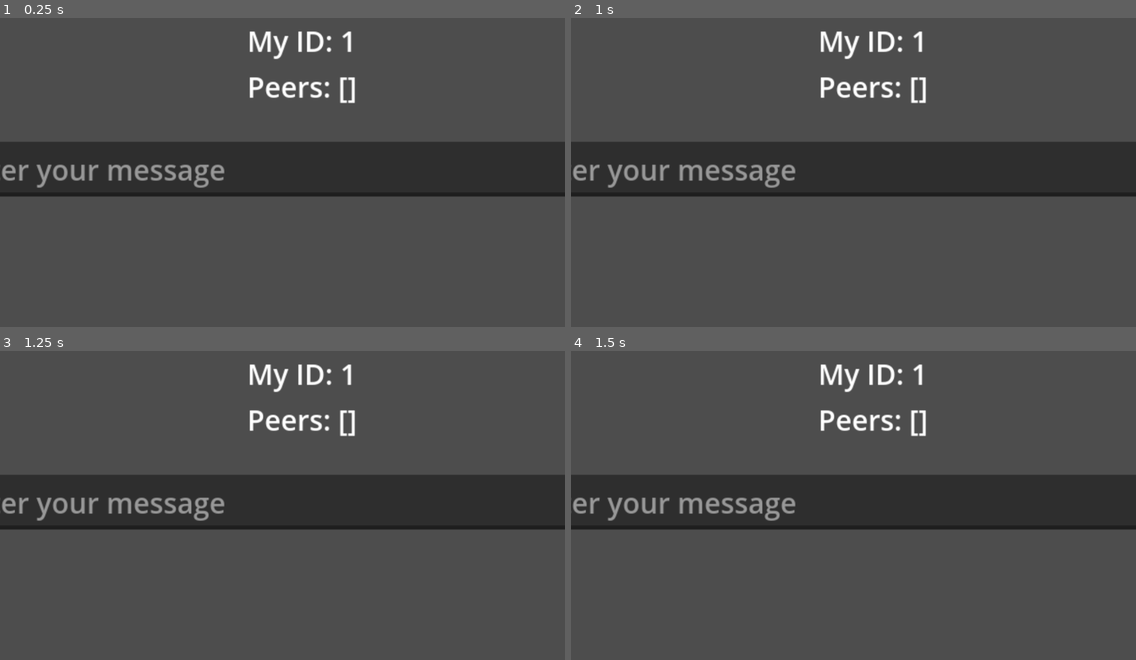
Above: before the commit, frames 1-4 (two rows, left to right).
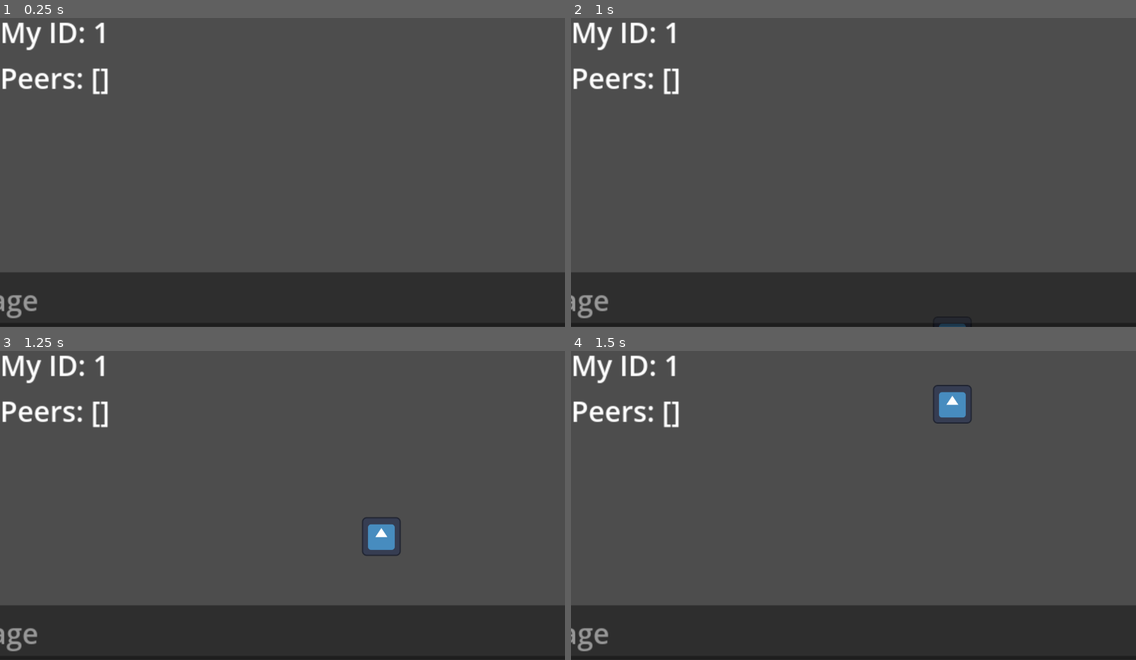
Above: after the commit, the same moments.

Repository: ToniMoldovan/simple-multiplayer
Game: Godot game, scene res://Stages/LIntroduction/game.tscn
Same seed, same stepped clock (60 frames per second), same inputs: the game is played once before the commit and once after it. This scene is started directly instead of the project's main scene. The engine's default icon, where the game draws it, is replaced by a stand-in: a white triangle on a blue panel in a dark square.
Inputs:
- Up to frame 1 (0.25 s): no input
- Up to frame 2 (1 s): tap Enter at 0.5 s; hold W (up, bound only after the commit) from 0.53 s (still down)
- Up to frame 3 (1.25 s): keep holding W (up, bound only after the commit)
- Up to frame 4 (1.5 s): keep holding W (up, bound only after the commit)

The runs differ from the first frame. In frame 1, 37% of the frame differs, in the area x 0-100%, y 1-100%; in frame 2, 37%; in frame 3, 37%; in frame 4, 37%.

Commit message:
Implemented simple Player scene and added Multiplayer Sync

Diff:
--- a/Common/Autoload/SceneManager.gd
+++ b/Common/Autoload/SceneManager.gd
@@ -1,3 +1,4 @@
+#SceneManager.gd
 extends Node
 
 enum SceneId {
--- /dev/null
+++ b/Entities/Player/player.gd
@@ -0,0 +1,17 @@
+extends CharacterBody2D
+
+@export var PLAYER_SPEED: float = 300.0
+
+
+func _ready() -> void:
+	pass
+
+func _physics_process(_delta: float) -> void:
+	if (!is_multiplayer_authority()):
+		return
+
+	var direction: Vector2 = Input.get_vector("left", "right", "up", "down")
+	print(direction)
+
+	velocity = direction * PLAYER_SPEED
+	move_and_slide()
--- /dev/null
+++ b/Entities/Player/player.tscn
@@ -0,0 +1,25 @@
+[gd_scene load_steps=5 format=3 uid="uid://ctdym8nu1rrjr"]
+
+[ext_resource type="Script" uid="uid://1lbsrw5d0jxt" path="res://Entities/Player/player.gd" id="1_3uyv8"]
+[ext_resource type="Texture2D" uid="uid://ylaounpclr2v" path="res://icon.svg" id="1_mv1ah"]
+
+[sub_resource type="RectangleShape2D" id="RectangleShape2D_3uyv8"]
+
+[sub_resource type="SceneReplicationConfig" id="SceneReplicationConfig_3uyv8"]
+properties/0/path = NodePath(".:position")
+properties/0/spawn = true
+properties/0/replication_mode = 1
+
+[node name="Player" type="CharacterBody2D"]
+script = ExtResource("1_3uyv8")
+
+[node name="Sprite" type="Sprite2D" parent="."]
+position = Vector2(-3.8146973e-06, -3.8146973e-06)
+scale = Vector2(0.171875, 0.171875)
+texture = ExtResource("1_mv1ah")
+
+[node name="CollisionShape2D" type="CollisionShape2D" parent="."]
+shape = SubResource("RectangleShape2D_3uyv8")
+
+[node name="MultiplayerSynchronizer" type="MultiplayerSynchronizer" parent="."]
+replication_config = SubResource("SceneReplicationConfig_3uyv8")
--- a/Stages/HostMenu/host_menu.gd
+++ b/Stages/HostMenu/host_menu.gd
@@ -1,3 +1,4 @@
+#host_menu.gd
 extends Control
 
 @onready var port_edit: LineEdit = %PortEdit
--- a/Stages/JoinMenu/join_menu.gd
+++ b/Stages/JoinMenu/join_menu.gd
@@ -1,3 +1,4 @@
+#join_menu.gd
 extends Control
 
 @onready var ip_edit: LineEdit = %IpEdit
--- a/Stages/LIntroduction/game.gd
+++ b/Stages/LIntroduction/game.gd
@@ -1,13 +1,25 @@
 extends Node2D
+
+# Scenes
+const PLAYER_SCENE = preload("res://Entities/Player/player.tscn")
 
 @onready var peer_label: Label = %PeerLabel
 @onready var chat_edit: LineEdit = $CanvasLayer/ChatEdit
-@onready var chat_send_button: Button = $CanvasLayer/ChatSendButton
+@onready var players: Node = %Players
+@onready var player_spawner: MultiplayerSpawner = $MultiplayerSpawner
 
 
 func _ready() -> void:
-	# Update immediately (in case peers already exist)
 	_update_peer_label()
+
+	player_spawner.spawn_function = _spawn_player_from_data
+
+	multiplayer.peer_connected.connect(_on_peer_connected)
+	multiplayer.peer_disconnected.connect(_on_peer_disconnected)
+
+	# Host also needs its own player.
+	if multiplayer.is_server():
+		_spawn_player_for_peer(multiplayer.get_unique_id())
 
 	# Update whenever something changes
 	multiplayer.peer_connected.connect(func(_id: int) -> void:
@@ -22,18 +34,15 @@
 	multiplayer.server_disconnected.connect(func() -> void:
 		_update_peer_label()
 	)
-
-	chat_send_button.pressed.connect(_on_chat_send_pressed)
-	chat_edit.text_submitted.connect(func(_t: String) -> void:
-		_on_chat_send_pressed()
-	)
+	chat_edit.text_submitted.connect(_on_chat_send_pressed)
 
 func _update_peer_label() -> void:
+	# TODO: @ _update_peer_label(): The multiplayer instance isn't currently active.
 	var my_id := multiplayer.get_unique_id()
 	var peers := multiplayer.get_peers() # Array of connected peer IDs (excluding yourself)
 	peer_label.text = "My ID: %s\nPeers: %s" % [str(my_id), str(peers)]
 
-func _on_chat_send_pressed() -> void:
+func _on_chat_send_pressed(_t: String) -> void:
 	var msg := chat_edit.text.strip_edges()
 	if msg.is_empty():
 		return
@@ -52,3 +61,39 @@
 
 	print("[CHAT] from %s -> received on %s: %s"
 		% [str(from_id), str(multiplayer.get_unique_id()), msg])
+
+func _on_peer_connected(id: int) -> void:
+	if multiplayer.is_server():
+		_spawn_player_for_peer(id)
+
+func _on_peer_disconnected(id: int) -> void:
+	if not multiplayer.is_server():
+		return
+
+	if players.has_node(str(id)):
+		players.get_node(str(id)).queue_free()
+
+func _spawn_player_for_peer(peer_id: int) -> void:
+	var data := {
+		"peer_id": peer_id,
+		"spawn_pos": Vector2(
+			randi_range(100, 600),
+			randi_range(100, 400)
+		)
+	}
+
+	player_spawner.spawn(data)
+
+func _spawn_player_from_data(data: Dictionary) -> Node:
+	var player := PLAYER_SCENE.instantiate()
+
+	var peer_id: int = data["peer_id"]
+	var spawn_pos: Vector2 = data["spawn_pos"]
+
+	player.name = str(peer_id)
+	player.position = spawn_pos
+
+	# Set the same authority on all peers during spawn.
+	player.set_multiplayer_authority(peer_id)
+
+	return player
--- a/Stages/LIntroduction/game.tscn
+++ b/Stages/LIntroduction/game.tscn
@@ -9,36 +9,33 @@
 
 [node name="PeerLabel" type="Label" parent="CanvasLayer"]
 unique_name_in_owner = true
-offset_left = 140.0
-offset_top = 6.0
-offset_right = 180.0
-offset_bottom = 29.0
+anchors_preset = -1
+anchor_left = 0.062000003
+anchor_top = 0.068
+anchor_right = 0.062000003
+anchor_bottom = 0.068
+offset_left = -19.68
+offset_top = -11.480001
+offset_right = 20.32
+offset_bottom = 11.519999
 text = "Test"
 
 [node name="ChatEdit" type="LineEdit" parent="CanvasLayer"]
-anchors_preset = 8
-anchor_left = 0.5
-anchor_top = 0.5
-anchor_right = 0.5
-anchor_bottom = 0.5
-offset_left = -189.5
-offset_top = -15.5
-offset_right = 189.5
-offset_bottom = 15.5
+anchors_preset = -1
+anchor_left = 0.49100003
+anchor_top = 0.915
+anchor_right = 0.49100003
+anchor_bottom = 0.915
+offset_left = -292.24002
+offset_top = -15.399994
+offset_right = 291.75998
+offset_bottom = 15.600006
 grow_horizontal = 2
 grow_vertical = 2
 placeholder_text = "Enter your message"
 
-[node name="ChatSendButton" type="Button" parent="CanvasLayer"]
-anchors_preset = 8
-anchor_left = 0.5
-anchor_top = 0.5
-anchor_right = 0.5
-anchor_bottom = 0.5
-offset_left = 212.0
-offset_top = -15.5
-offset_right = 259.0
-offset_bottom = 15.5
-grow_horizontal = 2
-grow_vertical = 2
-text = "Send"
+[node name="Players" type="Node" parent="."]
+unique_name_in_owner = true
+
+[node name="MultiplayerSpawner" type="MultiplayerSpawner" parent="."]
+spawn_path = NodePath("../Players")
--- a/project.godot
+++ b/project.godot
@@ -28,6 +28,29 @@
 window/stretch/scale=2.0
 window/stretch/scale_mode="integer"
 
+[input]
+
+left={
+"deadzone": 0.2,
+"events": [Object(InputEventKey,"resource_local_to_scene":false,"resource_name":"","device":-1,"window_id":0,"alt_pressed":false,"shift_pressed":false,"ctrl_pressed":false,"meta_pressed":false,"pressed":false,"keycode":0,"physical_keycode":65,"key_label":0,"unicode":97,"location":0,"echo":false,"script":null)
+]
+}
+right={
+"deadzone": 0.2,
+"events": [Object(InputEventKey,"resource_local_to_scene":false,"resource_name":"","device":-1,"window_id":0,"alt_pressed":false,"shift_pressed":false,"ctrl_pressed":false,"meta_pressed":false,"pressed":false,"keycode":0,"physical_keycode":68,"key_label":0,"unicode":100,"location":0,"echo":false,"script":null)
+]
+}
+up={
+"deadzone": 0.2,
+"events": [Object(InputEventKey,"resource_local_to_scene":false,"resource_name":"","device":-1,"window_id":0,"alt_pressed":false,"shift_pressed":false,"ctrl_pressed":false,"meta_pressed":false,"pressed":false,"keycode":0,"physical_keycode":87,"key_label":0,"unicode":119,"location":0,"echo":false,"script":null)
+]
+}
+down={
+"deadzone": 0.2,
+"events": [Object(InputEventKey,"resource_local_to_scene":false,"resource_name":"","device":-1,"window_id":0,"alt_pressed":false,"shift_pressed":false,"ctrl_pressed":false,"meta_pressed":false,"pressed":false,"keycode":0,"physical_keycode":83,"key_label":0,"unicode":115,"location":0,"echo":false,"script":null)
+]
+}
+
 [rendering]
 
 renderer/rendering_method="mobile"
Not shown, added: Entities/Player/player.gd.uid
